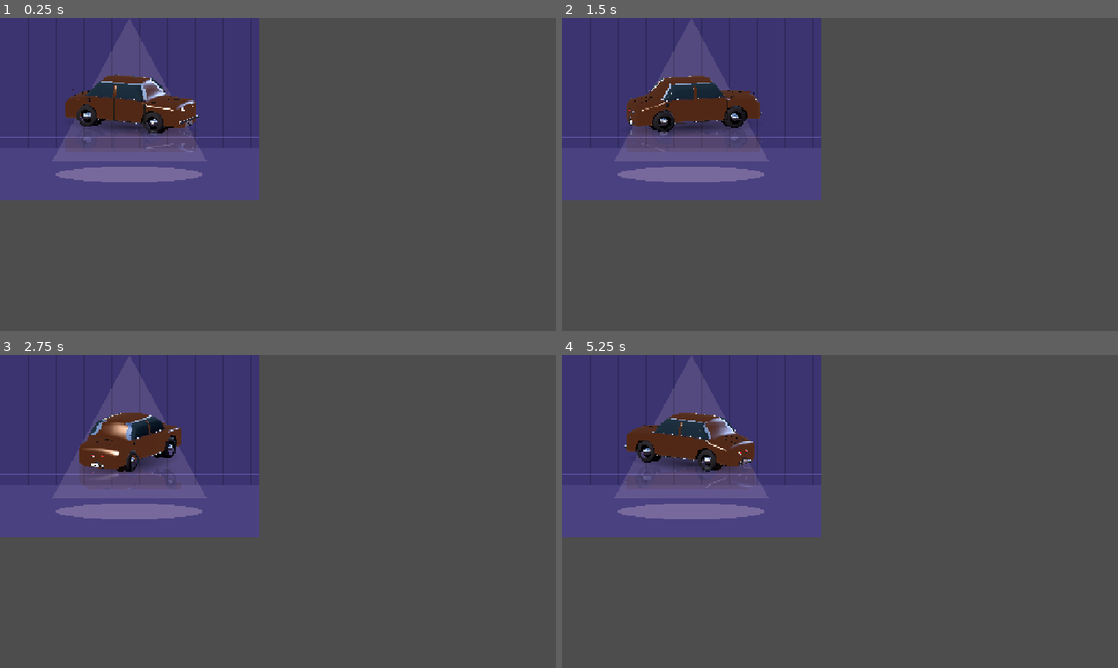
Above: before the commit, frames 1-4 (two rows, left to right).
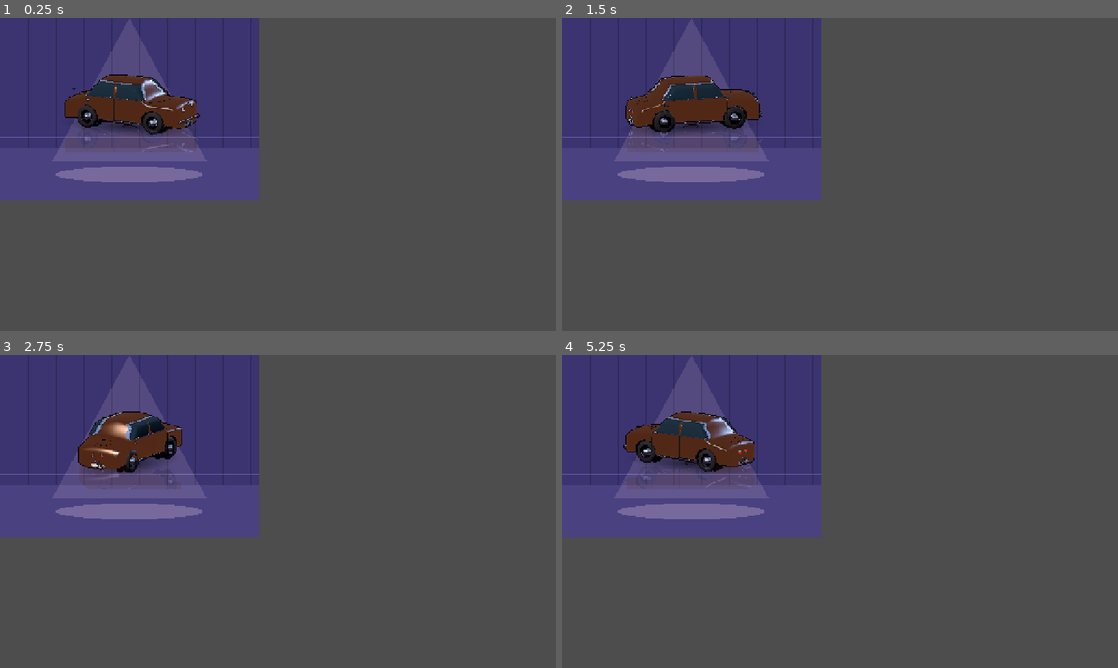
Above: after the commit, the same moments.

Repository: leeslangley/Webbwheresmycar
Game: Godot game, scene res://art/showroom.tscn
Two runs of this game, one before a commit and one after it. Both use one fixed random seed, a clock stepped at 60 frames per second and the inputs below. This scene is started directly instead of the project's main scene.
Inputs (mouse positions are in pixels of both pictures, inside the frame that each line leads up to):
- Up to frame 1 (0.25 s): no input
- Up to frame 2 (1.5 s): tap Enter at 0.5, 0.6 s; move the mouse to (962, 158) at 0.52 s; hold Right 0.53-1.25 s; click (962, 158) at 0.67 s; tap Space at 0.77 s; drag from (728, 190) to (812, 237) at 1.27 s
- Up to frame 3 (2.75 s): move the mouse to (333, 442) at 2.02 s; hold Right from 2.03 s (still down); tap Backspace at 2.1 s
- Up to frame 4 (5.25 s): release Right at 2.75 s; drag from (812, 574) to (673, 464) at 2.77 s; move the mouse to (1006, 558) at 3.52 s; hold Left 3.53-4.25 s; tap Keypad Enter at 3.6 s; tap Space at 3.77 s; drag from (673, 464) to (756, 433) at 4.27 s; move the mouse to (867, 511) at 5.02 s; hold Down from 5.03 s (still down); tap Enter at 5.1 s; click (867, 511) at 5.17 s

The runs differ from the first frame. In frame 1, 0.7% of the frame differs, in the area x 11-36%, y 18-43%; in frame 2, 0.6%; in frame 3, 0.5%; in frame 4, 0.6%.

Commit message:
GDA22: CarView: dark outline pass and finer pixels
Co-Authored-By: Claude Haiku 5.5 <noreply@anthropic.com>

Diff:
--- /dev/null
+++ b/godot/art/car_outline.gdshader
@@ -0,0 +1,50 @@
+shader_type canvas_item;
+
+// Pixel-art outline pass for CarView (GDA22). Reads the car's SubViewport texture and:
+// 1. draws a 1-texel dark edge (outline_color) on transparent pixels that touch an opaque pixel;
+// 2. darkens opaque pixels (35% toward outline_color) where an opaque neighbour's luminance differs by more than edge_threshold,
+//    which gives the dark line where body meets glass and wheels.
+
+uniform vec4 outline_color : source_color = vec4(0.05, 0.03, 0.08, 1.0);
+uniform float edge_threshold : hint_range(0.0, 1.0) = 0.35;
+
+float luminance(vec3 c) {
+	return dot(c, vec3(0.299, 0.587, 0.114));
+}
+
+void fragment() {
+	vec2 px = 1.0 / vec2(textureSize(TEXTURE, 0));
+	vec4 c = texture(TEXTURE, UV);
+	vec4 n0 = texture(TEXTURE, UV + vec2(px.x, 0.0));
+	vec4 n1 = texture(TEXTURE, UV - vec2(px.x, 0.0));
+	vec4 n2 = texture(TEXTURE, UV + vec2(0.0, px.y));
+	vec4 n3 = texture(TEXTURE, UV - vec2(0.0, px.y));
+	vec4 nb[4];
+	nb[0] = n0;
+	nb[1] = n1;
+	nb[2] = n2;
+	nb[3] = n3;
+
+	vec4 out_col = c;
+	if (c.a < 0.5) {
+		float any_opaque = 0.0;
+		for (int i = 0; i < 4; i++) {
+			any_opaque = max(any_opaque, step(0.5, nb[i].a));
+		}
+		if (any_opaque > 0.5) {
+			out_col = outline_color;
+		}
+	} else {
+		float lc = luminance(c.rgb);
+		float edge = 0.0;
+		for (int i = 0; i < 4; i++) {
+			if (nb[i].a >= 0.5 && abs(luminance(nb[i].rgb) - lc) > edge_threshold) {
+				edge = 1.0;
+			}
+		}
+		if (edge > 0.5) {
+			out_col = vec4(mix(c.rgb, outline_color.rgb, 0.35), c.a);
+		}
+	}
+	COLOR = out_col;
+}
--- a/godot/art/carview.gd
+++ b/godot/art/carview.gd
@@ -2,16 +2,17 @@
 extends Control
 
 # One node that shows a car: a SubViewport with an orthographic camera, a key light and a rim light, the car glb
-# loaded by id, rendered at 1/3 size and scaled up with the nearest filter (the pixel look). Paint, wear and view
-# are set from code. build() is idempotent; _ready() calls it.
+# loaded by id, rendered at 1/2 or 1/3 size (per view) and scaled up with the nearest filter (the pixel look). The Box
+# carries the car_outline pass (dark edge, GDA22) while outline is on. Paint, wear and view are set from code.
+# build() is idempotent; _ready() calls it.
 
 const CARS_DIR := "res://art/cars/"
 const TURN_SPEED := 0.6
 const TARGET := Vector3(0.0, 0.75, 0.0)
 const DIST := 30.0
 const VIEWS := {
-	"side": {"yaw": 0.0, "pitch": 3.0, "size": 3.2, "shrink": 3},
-	"three_quarter": {"yaw": 35.0, "pitch": 12.0, "size": 3.6, "shrink": 3},
+	"side": {"yaw": 0.0, "pitch": 3.0, "size": 3.2, "shrink": 2},
+	"three_quarter": {"yaw": 35.0, "pitch": 12.0, "size": 3.6, "shrink": 2},
 	"front": {"yaw": 90.0, "pitch": 4.0, "size": 2.4, "shrink": 3},
 	"mini": {"yaw": 0.0, "pitch": 3.0, "size": 3.6, "shrink": 2},
 }
@@ -22,6 +23,7 @@
 var paint := Color("c96f32")
 var wear := 0.0
 var view := "side"
+var outline := true
 
 static var _manifest: Dictionary
 
@@ -64,6 +66,7 @@
 	_box.mouse_filter = Control.MOUSE_FILTER_IGNORE
 	_box.set_anchors_preset(Control.PRESET_FULL_RECT)
 	add_child(_box)
+	_box.material = _outline_material() if outline else null
 
 	_vp = SubViewport.new()
 	_vp.name = "VP"
@@ -141,6 +144,18 @@
 	set_view("side")
 
 
+func set_outline(on: bool) -> void:
+	outline = on
+	if _box != null:
+		_box.material = _outline_material() if on else null
+
+
+static func _outline_material() -> ShaderMaterial:
+	var mat := ShaderMaterial.new()
+	mat.shader = load("res://art/car_outline.gdshader") as Shader
+	return mat
+
+
 func set_view(v: String) -> bool:
 	if not VIEWS.has(v):
 		return false
--- /dev/null
+++ b/godot/tests/test_car_outline.gd
@@ -0,0 +1,47 @@
+extends "res://tests/harness.gd"
+
+# CarView outline pass (GDA22). Tests build the scene and call build() themselves; no SceneTree, no add_child on the test.
+
+
+func _make() -> CarView:
+	var cv := (load("res://art/carview.tscn") as PackedScene).instantiate() as CarView
+	cv.build()
+	return cv
+
+
+func test_shader_loads_with_uniforms() -> void:
+	var sh := load("res://art/car_outline.gdshader") as Shader
+	ok(sh != null, "car_outline.gdshader loads as a Shader")
+	if sh == null:
+		return
+	var names: Array = []
+	for u in sh.get_shader_uniform_list():
+		names.append(u["name"])
+	ok(names.has("outline_color"), "has outline_color uniform")
+	ok(names.has("edge_threshold"), "has edge_threshold uniform")
+
+
+func test_outline_material_on_box() -> void:
+	var cv := _make()
+	ok(cv.outline, "outline is on by default")
+	var box := cv.get_node("Box") as SubViewportContainer
+	ok(box.material is ShaderMaterial, "Box has a ShaderMaterial when outline is on")
+	if box.material is ShaderMaterial:
+		var sh := (box.material as ShaderMaterial).shader
+		ok(sh != null and sh.resource_path == "res://art/car_outline.gdshader", "Box material uses car_outline.gdshader")
+	ok(box.stretch, "Box stretch stays on with outline")
+	eq(box.texture_filter, CanvasItem.TEXTURE_FILTER_NEAREST, "Box texture_filter stays nearest with outline")
+	cv.set_outline(false)
+	ok(not cv.outline, "set_outline(false) clears the flag")
+	ok(box.material == null, "Box has no material after set_outline(false)")
+	cv.set_outline(true)
+	ok(box.material is ShaderMaterial, "set_outline(true) puts the material back")
+	cv.free()
+
+
+func test_view_shrinks() -> void:
+	eq(int(CarView.VIEWS["side"]["shrink"]), 2, "side view shrink is 2")
+	eq(int(CarView.VIEWS["three_quarter"]["shrink"]), 2, "three_quarter view shrink is 2")
+	eq(int(CarView.VIEWS["front"]["shrink"]), 3, "front view shrink is 3")
+	eq(int(CarView.VIEWS["mini"]["shrink"]), 2, "mini view shrink is 2")
+	eq(float(CarView.VIEWS["side"]["size"]), 3.2, "side view size unchanged at 3.2")
--- a/godot/tests/test_carview.gd
+++ b/godot/tests/test_carview.gd
@@ -17,7 +17,7 @@
 	var box := cv.get_node_or_null("Box") as SubViewportContainer
 	ok(box != null, "Box exists")
 	if box != null:
-		eq(box.stretch_shrink, 3, "Box stretch_shrink is 3")
+		eq(box.stretch_shrink, 2, "Box stretch_shrink is 2 (side view, GDA22)")
 		eq(box.texture_filter, CanvasItem.TEXTURE_FILTER_NEAREST, "Box texture_filter is nearest")
 	ok(cv.get_node_or_null("Box/VP/Pivot/Blob") != null, "Box/VP/Pivot/Blob exists")
 	cv.free()
